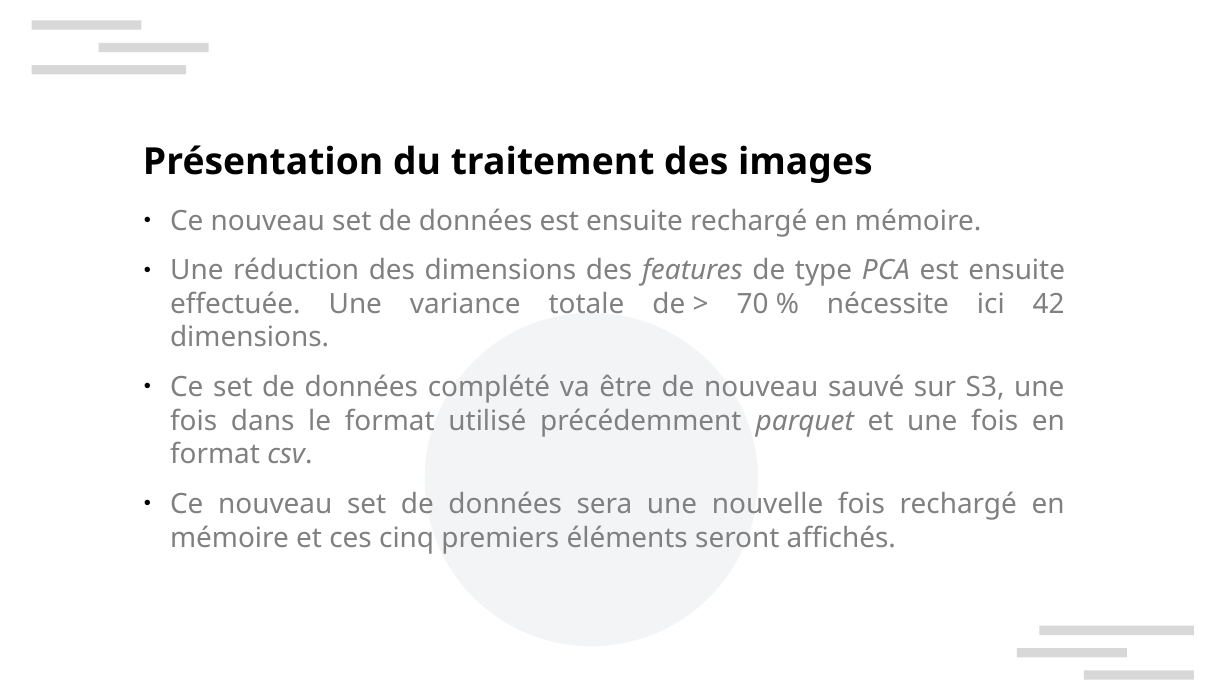
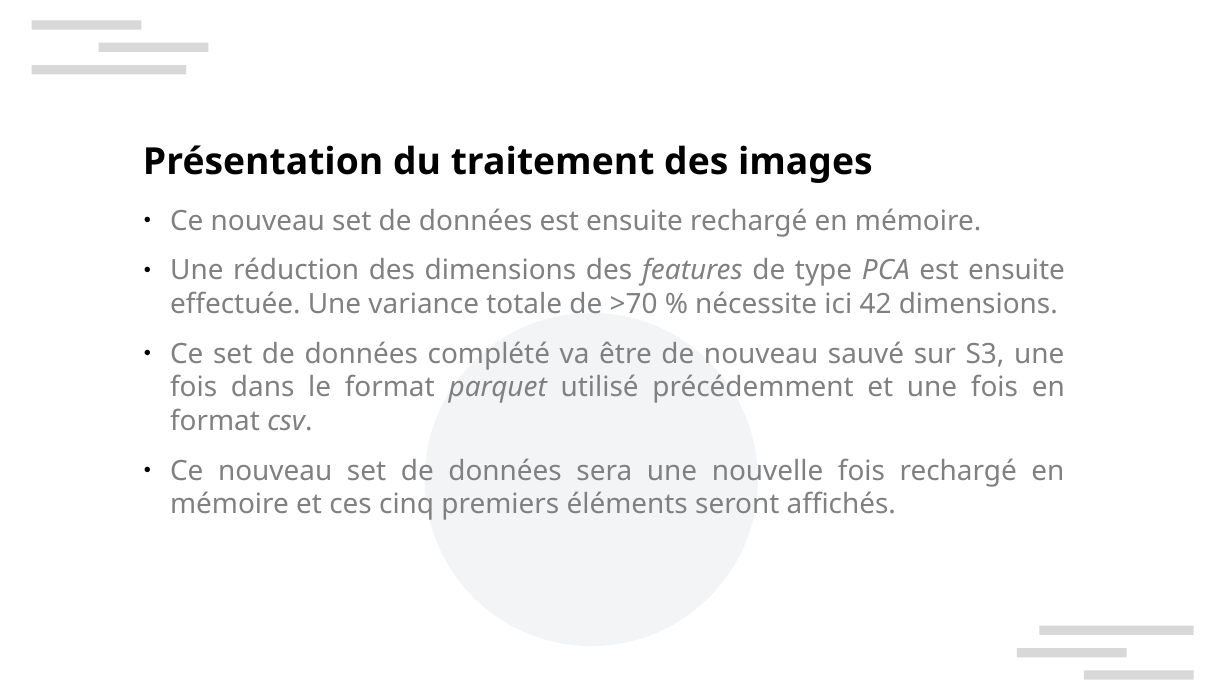
Before and after one commit to xbarrelet/ml-project-8, a slide deck: slide 13 of Barrelet_Xavier_2_presentation_102024.pptx (slide 12 before the commit). Drawn at 1232x693 pixels with LibreOffice and Linux fonts; fonts in the diff are those of the drawing; background and template pictures are left out. Boxes give left, top, right and bottom in pixels: in the first picture for what was removed or moved away, otherwise in the second. Text is boxed around its words. In the diff, an @@ line names an element or a change of style, - is before the commit and + after.

```diff
--- a/Barrelet_Xavier_2_presentation_102024.pptx
+++ b/Barrelet_Xavier_2_presentation_102024.pptx
@@ text at (x1=170, y1=257, x2=1065, y2=431): text changed @@
-● Une réduction des dimensions des features de type PCA est ensuite effectuée. Une variance totale de > 70 % nécessite ici 42 dimensions.
-● Ce set de données complété va être de nouveau sauvé sur S3, une fois dans le format utilisé précédemment parquet et une fois en format csv.
+● Une réduction des dimensions des features de type PCA est ensuite effectuée. Une variance totale de >70 % nécessite ici 42 dimensions.
+● Ce set de données complété va être de nouveau sauvé sur S3, une fois dans le format parquet utilisé précédemment et une fois en format csv.
```
Also in this commit, not shown: 3 other slides changed, 1 slide added, 6 other files.
